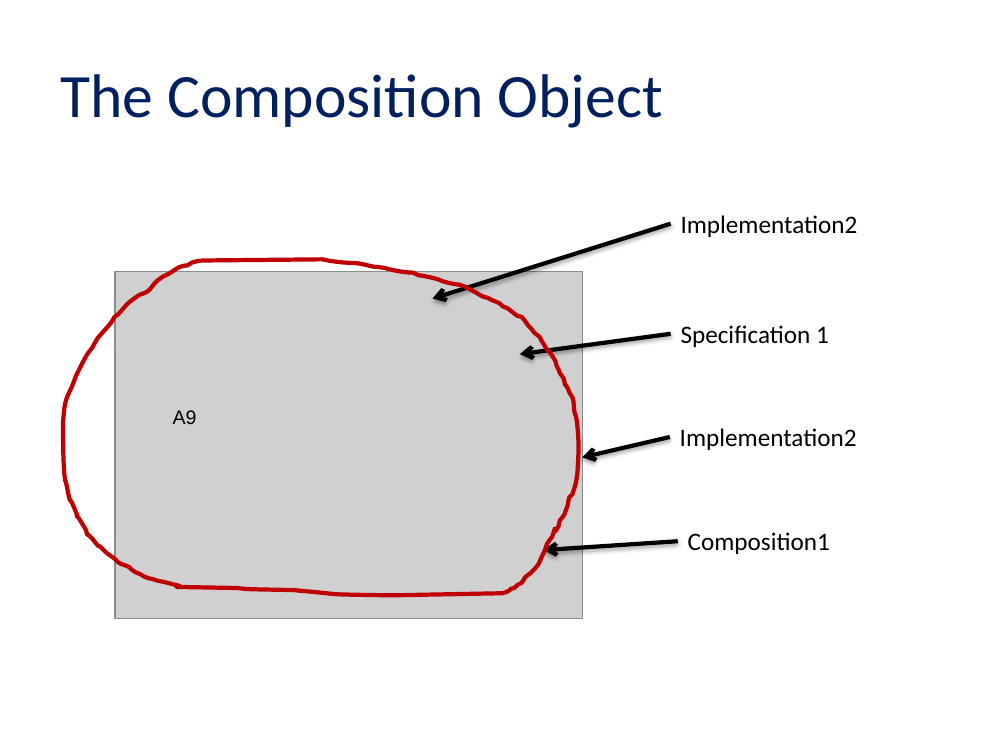
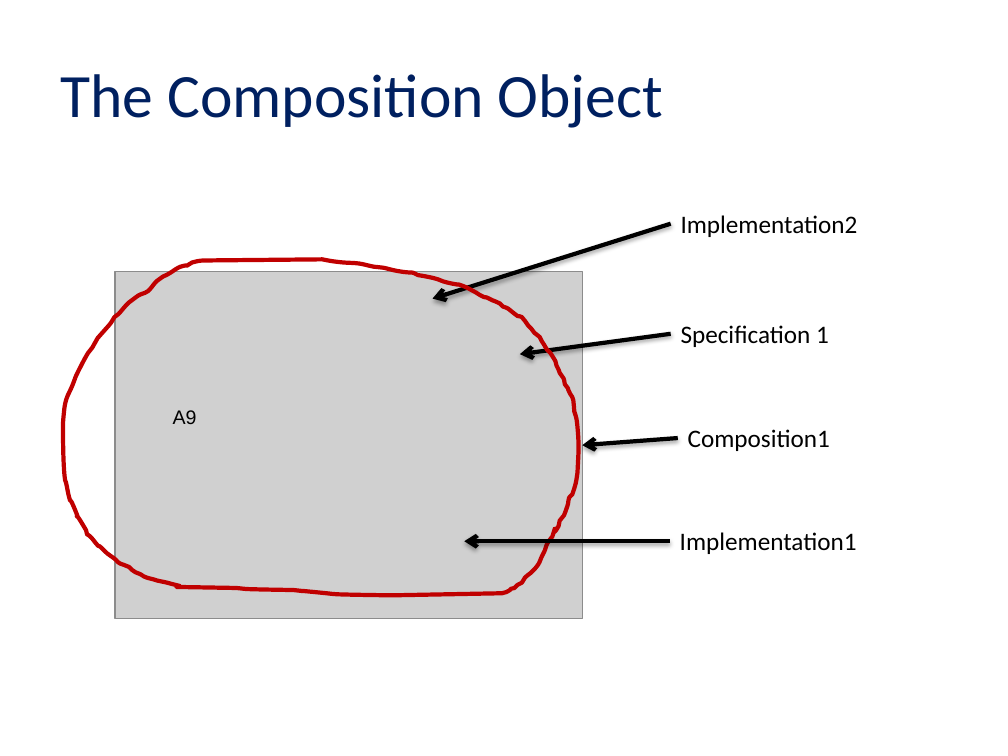
Before and after one commit to jaygattuso/iPres2014-format-workshop, a slide deck: slide 26 of Slides/Session 2 iPRES_Jan_Hutar_workshop.pptx. Drawn at 1008x756 pixels with LibreOffice and Linux fonts; fonts in the diff are those of the drawing; grey boxes stand for pictures; background and template pictures are left out. Boxes give left, top, right and bottom in pixels: in the first picture for what was removed or moved away, otherwise in the second. Text is boxed around its words. In the diff, an @@ line names an element or a change of style, - is before the commit and + after.

```diff
--- a/Slides/Session 2 iPRES_Jan_Hutar_workshop.pptx
+++ b/Slides/Session 2 iPRES_Jan_Hutar_workshop.pptx
@@ text "Composition1": place and size @@
-text "Composition1" at (688,532,830,554)
+text "Composition1" at (688,429,830,451)
@@ arrow moved from (677, 541) - (543, 550) to (677, 438) - (583, 446) @@
@@ text at (680,532,857,554): text changed @@
-Implementation2
+Implementation1
@@ arrow moved from (670, 437) - (583, 458) to (670, 541) - (465, 541) @@
```
Also in this commit, not shown: 12 other slides changed, 2 other files.
